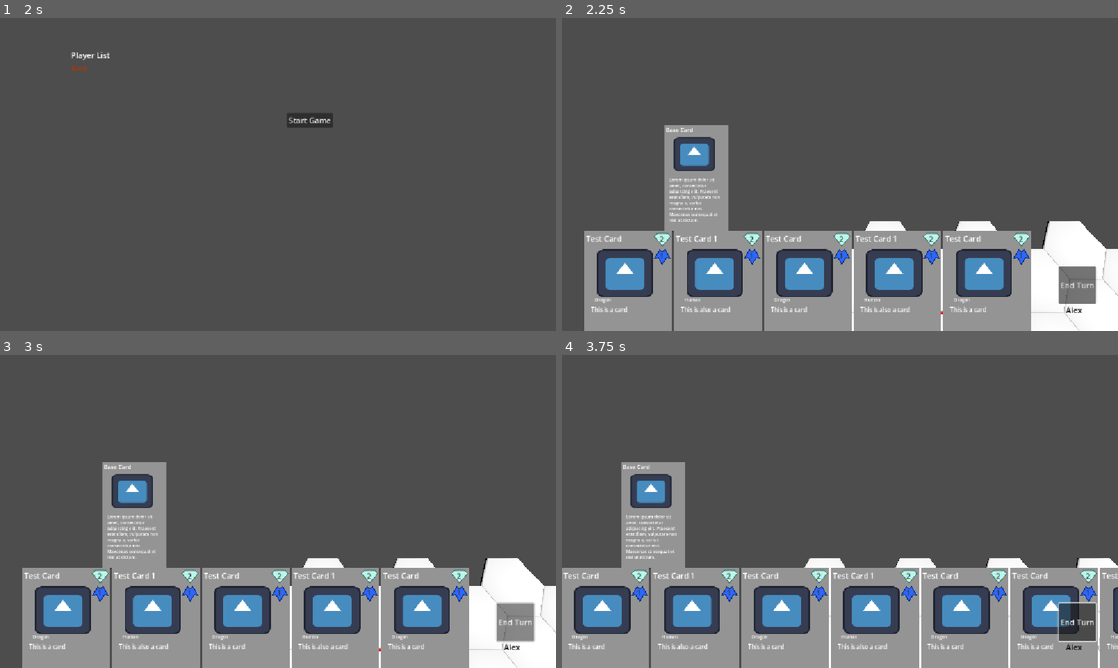
Above: before the commit, frames 1-4 (two rows, left to right).
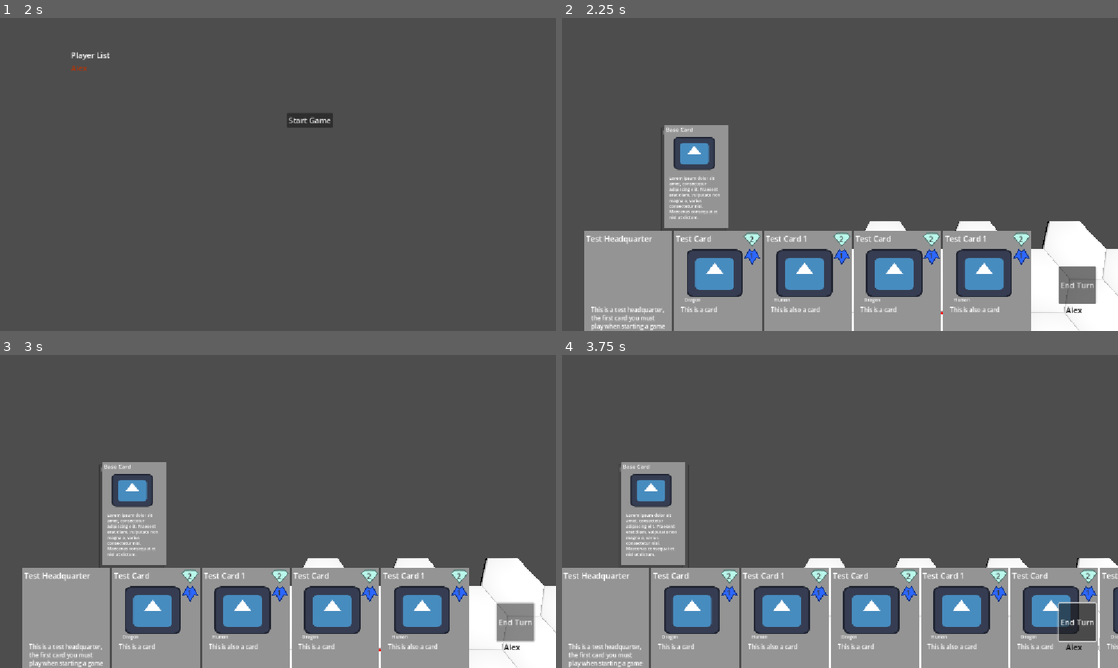
Above: after the commit, the same moments.

Repository: S4l4kin/gamedev82025
Game: Godot game, scene res://game.tscn
Same seed, same stepped clock (60 frames per second), same inputs: the game is played once before the commit and once after it. The engine's default icon, where the game draws it, is replaced by a stand-in: a white triangle on a blue panel in a dark square.
Inputs (mouse positions are in pixels of both pictures, inside the frame that each line leads up to):
- Up to frame 1 (2 s): click (189, 155) at 0.52 s; type "Alex" at 0.6 s; click "Host Game" at 1.25 s
- Up to frame 2 (2.25 s): click "Start Game" at 2 s
- Up to frame 3 (3 s): click "End Turn" at 2.75 s
- Up to frame 4 (3.75 s): tap Enter at 3.5, 3.6 s; move the mouse to (962, 495) at 3.52 s; hold D from 3.53 s (still down); click (962, 495) at 3.67 s

Frame 1 is identical in both runs. In frame 2, 3.1% of the frame differs, in the area x 5-79%, y 35-100%; in frame 3, 3.1%; in frame 4, 3.1%.

Commit message:
Added Setup phase where players can only put down HQs, and fixed that structures and Units can be on the same hex

Diff:
--- /dev/null
+++ b/Cards/test_hq.tres
@@ -0,0 +1,12 @@
+[gd_resource type="Resource" script_class="Card" load_steps=2 format=3 uid="uid://bh01807tvrg0n"]
+
+[ext_resource type="Script" uid="uid://dtj6f2ym5ac5b" path="res://Scripts/Resources/Card.gd" id="1_qv3df"]
+
+[resource]
+script = ExtResource("1_qv3df")
+name = "Test Headquarter"
+id = "test_headquarter"
+type = 0
+description = "This is a test headquarter, the first card you must play when starting a game"
+health = 30
+metadata/_custom_type_script = "uid://dtj6f2ym5ac5b"
--- a/Scenes/Bases/CardBase.tscn
+++ b/Scenes/Bases/CardBase.tscn
@@ -9,14 +9,16 @@
 custom_minimum_size = Vector2(182, 314)
 layout_mode = 3
 anchors_preset = 0
-offset_right = 40.0
-offset_bottom = 40.0
+offset_right = 182.0
+offset_bottom = 314.0
 
 [node name="Card" type="ColorRect" parent="."]
 custom_minimum_size = Vector2(182, 314)
 layout_mode = 0
-offset_right = 182.0
-offset_bottom = 314.0
+offset_left = -91.0
+offset_top = -157.0
+offset_right = 91.0
+offset_bottom = 157.0
 pivot_offset = Vector2(91, 157)
 mouse_filter = 1
 color = Color(0.58, 0.58, 0.58, 1)
--- a/Scenes/board.tscn
+++ b/Scenes/board.tscn
@@ -50,6 +50,9 @@
 [sub_resource type="BoxShape3D" id="BoxShape3D_r6t13"]
 size = Vector3(2, 3.3, 0.138)
 
+[sub_resource type="ViewportTexture" id="ViewportTexture_upw65"]
+viewport_path = NodePath("Card/3DControl/SubViewport")
+
 [node name="Board" type="Node3D"]
 script = ExtResource("1_p0ybc")
 
@@ -154,18 +157,52 @@
 [node name="SubViewport" type="SubViewport" parent="Card/3DControl"]
 transparent_bg = true
 physics_object_picking = true
-size = Vector2i(200, 345)
+size = Vector2i(200, 355)
 render_target_update_mode = 4
+
+[node name="ColorRect" type="ColorRect" parent="Card/3DControl/SubViewport"]
+visible = false
+offset_right = 280.475
+offset_bottom = 354.275
 
 [node name="CenterContainer" type="CenterContainer" parent="Card/3DControl/SubViewport"]
 offset_right = 200.2
 offset_bottom = 345.4
-
-[node name="Card" parent="Card/3DControl/SubViewport/CenterContainer" instance=ExtResource("8_5qf1t")]
+metadata/_edit_group_ = true
+
+[node name="Control" type="Control" parent="Card/3DControl/SubViewport/CenterContainer"]
 layout_mode = 2
 
+[node name="Card2" parent="Card/3DControl/SubViewport/CenterContainer/Control" instance=ExtResource("8_5qf1t")]
+modulate = Color(0.48, 0.48, 0.48, 1)
+layout_mode = 0
+offset_left = -9.0
+offset_top = 9.0
+offset_right = 173.0
+offset_bottom = 323.0
+
+[node name="Card" parent="Card/3DControl/SubViewport/CenterContainer/Control" instance=ExtResource("8_5qf1t")]
+layout_mode = 0
+
+[node name="Left" type="Button" parent="Card/3DControl/SubViewport"]
+self_modulate = Color(1, 1, 1, 0)
+offset_right = 32.0
+offset_bottom = 345.0
+text = "
+"
+
+[node name="Right" type="Button" parent="Card/3DControl/SubViewport"]
+self_modulate = Color(1, 1, 1, 0)
+offset_left = 168.0
+offset_right = 200.0
+offset_bottom = 345.0
+text = "
+"
+
 [node name="Raycast" type="RayCast3D" parent="Card/3DControl"]
 collision_mask = 2
+collide_with_areas = true
+collide_with_bodies = false
 
 [node name="ShowTimer" type="Timer" parent="Card"]
 one_shot = true
@@ -182,3 +219,9 @@
 cull_mask = 2
 current = true
 script = ExtResource("2_psm7c")
+
+[node name="TextureRect" type="TextureRect" parent="."]
+visible = false
+offset_right = 40.0
+offset_bottom = 40.0
+texture = SubResource("ViewportTexture_upw65")
--- a/Scenes/player.tscn
+++ b/Scenes/player.tscn
@@ -2,10 +2,11 @@
 
 [ext_resource type="Script" uid="uid://dcmjxuaevcgkk" path="res://Scripts/Managers/DeckManager.gd" id="1_4flbx"]
 [ext_resource type="Script" uid="uid://dcv52k3r5ntqw" path="res://Scripts/Player.gd" id="1_6t5aa"]
-[ext_resource type="Script" path="res://Scripts/Resources/Deck.gd" id="2_6t5aa"]
+[ext_resource type="Script" uid="uid://dk61f267qiwks" path="res://Scripts/Resources/Deck.gd" id="2_6t5aa"]
 
 [sub_resource type="Resource" id="Resource_vgqql"]
 script = ExtResource("2_6t5aa")
+hq = "test_headquarter"
 card_list = Array[String](["test_card", "test_card_1", "test_card_2"])
 deck_name = "Test Deck"
 metadata/_custom_type_script = "uid://dk61f267qiwks"
--- a/Scripts/ActorActions.gd
+++ b/Scripts/ActorActions.gd
@@ -1,20 +1,34 @@
 extends Node3D
 class_name ActorActions
-@onready var board : BoardManager = $"/root/Board"
 @onready var button_list : Control = $"3DControl/SubViewport/ScrollContainer/CenterContainer/VBoxContainer"
 
 func get_actions(hex: Vector2i) -> void:
-	var actors = board.get_actors(hex.x, hex.y)
-	var tile = board.get_hex(hex.x, hex.y)
+	var actors = GameManager.board_manager.get_actors(hex.x, hex.y)
+	var tile = GameManager.board_manager.get_hex(hex.x, hex.y)
+
+	for child in button_list.get_children():
+		child.free()
+
 	if len(actors) == 0:
 		return
 
+	if actors.has("unit"):
+		if not GameManager.is_mine(actors.unit):
+			actors.erase("unit")
+	if actors.has("structure"):
+		if not GameManager.is_mine(actors.structure):
+			actors.erase("structure")
 	var actions: Dictionary
 	for actor in actors.keys():
-		actions.merge(actors[actor].get_actions())
+		if len(actors) > 1:
+			var actor_actions = actors[actor].get_actions()
+			for action in actor_actions.keys():
+				var action_name = actor.capitalize() + ": " + action
+				actions.merge({action_name: actor_actions[action]})
+		else:
+			actions.merge(actors[actor].get_actions())
 
-	for child in button_list.get_children():
-		child.free()
+
 
 	global_position = tile.tile.global_position
 	for action in actions.keys():
--- a/Scripts/ActorCardDisplay.gd
+++ b/Scripts/ActorCardDisplay.gd
@@ -8,7 +8,7 @@
 @onready var hide_timer : Timer = $HideTimer
 
 var show_lock : Dictionary[String, bool] = {}
-@onready var card_stack = $"3DControl/SubViewport/CenterContainer"
+@onready var card_stack = $"3DControl/SubViewport/CenterContainer/Control"
 
 
 func _ready():
@@ -17,6 +17,9 @@
 	$"3DControl".node_area.connect("mouse_entered", change_lock.bind("hover_card", true))
 	$"3DControl".node_area.connect("mouse_exited", change_lock.bind("hover_card", false))
 	hide_timer.connect("timeout", hide_card)
+	$"3DControl/SubViewport/Left".connect("pressed", func(): card_stack.move_child(card_stack.get_child(-1),0))
+	$"3DControl/SubViewport/Right".connect("pressed", func(): card_stack.move_child(card_stack.get_child(-1),-2))
+	card_stack.connect("child_order_changed", position_cards)
 
 func mouse_entered(x:int, y:int):
 	if inspecting_hex.x == x and inspecting_hex.y == y:
@@ -65,11 +68,36 @@
 		global_position = board.get_hex(hex.x,hex.y).tile.global_position
 		for child in card_stack.get_children():
 			child.call_deferred("free")
-		var hex_data = board.hexes[hex.x][hex.y]
-		var card_scene = $"/root/CardManager".get_card_scene(hex_data.unit.card_id).instantiate()
-		card_stack.add_child(card_scene)
+		var hex_data = board.hexes[Vector2i(hex.x, hex.y)]
+		if hex_data.unit:
+			var unit_card_scene = GameManager.card_manager.get_card_scene(hex_data.unit.card_id).instantiate()
+			card_stack.add_child(unit_card_scene)
+		if hex_data.structure:
+			var structure_card_scene = GameManager.card_manager.get_card_scene(hex_data.structure.card_id).instantiate()
+			card_stack.add_child(structure_card_scene)
 
 
 	change_lock(lock, true)
 	show_timer.stop()
+	position_cards()
 	show()
+
+func position_cards():
+	var child_count = card_stack.get_child_count()
+	for i in child_count:
+		var child : Control = card_stack.get_child(i)
+		#Top card
+		if i == child_count-1:
+			child.show()
+			child.modulate = Color.WHITE
+			child.position = Vector2.ZERO
+			pass
+		#Second top card
+		elif i == child_count-2:
+			child.show()
+			child.modulate = Color.GRAY
+			child.position = Vector2(-9, 9)
+			pass
+		#Everyother card
+		else:
+			child.hide()
--- /dev/null
+++ b/Scripts/Actor_scripts/Headquarter.gd
@@ -0,0 +1,5 @@
+extends Structure
+class_name HQ
+
+func get_actions() -> Dictionary[String, Dictionary]:
+	return {"Activate" = {"callable" = print.bind("HQ activated"), "active" = true}}
--- a/Scripts/CardGenerator.gd
+++ b/Scripts/CardGenerator.gd
@@ -1,5 +1,6 @@
 class_name CardGenerator
 var base_card : PackedScene = preload("res://Scenes/Bases/CardBase.tscn")
+var base_actor : PackedScene = preload("res://Scenes/Bases/ActorBase.tscn")
 var cost_symbol_color : Dictionary[GlobalEnums.COST_COLORS, SymbolColorPair]
 
 #Generates a prefab of the card that can be initalized
@@ -57,6 +58,24 @@
 
 	return packed_card
 
+func generate_actor(data: Card) -> PackedScene:
+	var actor :Actor = base_actor.instantiate()
+
+	actor.set_script(data.custom_script)
+	actor.card_id = data.id
+
+	var packed_actor : PackedScene = PackedScene.new()
+	packed_actor.pack(actor)
+
+	return packed_actor
+
+func update_actor(actor: Actor, data: Card):
+	if data.type == Card.CARD_TYPE.HQ or data.type == Card.CARD_TYPE.Unit or data.type == Card.CARD_TYPE.Structure:
+		actor.health = data.health
+		actor.start_color = data.color
+	if data.type == Card.CARD_TYPE.Unit:
+		actor.max_speed = data.speed
+
 #Parses the description of special tags and changes them to the right BBCode syntaxes
 func parse_card_description(description:String) -> String:
 	return description
--- a/Scripts/Managers/BoardManager.gd
+++ b/Scripts/Managers/BoardManager.gd
@@ -3,7 +3,7 @@
 
 
 
-var hexes = []
+var hexes : Dictionary[Vector2i, Hex] = {}
 
 @export var conqured_hexes : Dictionary[Vector2i,Array]
 var player_colors : Dictionary[String, Color]
@@ -30,19 +30,17 @@
 signal mouse_exited_hex (x:int, y:int)
 
 func init_tiles():
-	for i in grid_width:
-		var array : Array[Hex] = []
-		hexes.append(array)
-		for j in grid_height:
-			var hex_instance = board_generator.create_hex_tile(i,j)
+	for x in grid_width:
+		for y in grid_height:
+			var hex_instance = board_generator.create_hex_tile(x,y)
 			tiles.add_child(hex_instance)
 			var hex = Hex.new()
+			var coord = Vector2i(x,y)
 			hex.passable = true
-			hex.coord = Vector2i(i,j)
+			hex.coord = coord
 			hex.tile = hex_instance
 
-			hexes[i].append(hex)
-			print(hexes[i][j].resource_name)
+			hexes[coord] = hex
 
 func set_conqured_hex_colors(players):
 	for player in players:
@@ -91,15 +89,17 @@
 	var actors = get_actors(x, y)
 	if  actors != {}:
 		inspect_card.show_card("unit_selected", Vector2i(x,y))
-		if GameManager.is_mine(actors.unit) and GameManager.my_turn():
-			actor_actions.get_actions(Vector2i(x,y))
 	else:
 		inspect_card.change_lock("unit_selected", false)
+
+	if GameManager.my_turn():
+		actor_actions.get_actions(Vector2i(x,y))
 
 func get_hex(x:int, y:int) -> Hex:
 	var hex : Hex = null
 	if x >= 0 and x < grid_width and y >= 0 and y < grid_height:
-		hex = hexes[x][y]
+
+		hex = hexes[Vector2i(x,y)]
 	return hex
 
 func add_hex_selector(selector: HexSelect):
@@ -197,16 +197,15 @@
 func remove_actor(actor: Actor):
 	actor.call_deferred("queue_free")
 	if actor is Unit:
-		hexes[actor.x][actor.y].unit = null
+		hexes[Vector2i(actor.x,actor.y)].unit = null
 	if actor is Structure:
-		hexes[actor.x][actor.y].structure = null
+		hexes[Vector2i(actor.x,actor.y)].structure = null
 
 
 func get_hex_from_tile(tile: Object) -> Hex:
-	for x in grid_width:
-		for y in grid_height:
-			if hexes[x][y].tile == tile:
-				return hexes[x][y]
+	for coord in hexes.keys():
+		if hexes[coord].tile == tile:
+			return hexes[coord]
 	return null
 func get_actors(x:int, y:int) -> Dictionary[String, Actor]:
 	var actors : Dictionary[String, Actor] = {}
--- a/Scripts/Managers/CardManager.gd
+++ b/Scripts/Managers/CardManager.gd
@@ -56,13 +56,7 @@
 	raycast.name = "Raycast"
 	card_base.add_child(raycast)
 	card_base.set_script(preload("res://Scripts/PlayableCard.gd"))
-	if card.type == Card.CARD_TYPE.HQ or card.type == Card.CARD_TYPE.Structure or card.type == Card.CARD_TYPE.Unit:
-		card_base.play_callable = (func (coord: Vector2i): GameManager.network.send_messages({
-			"type":"create_actor",
-			"player": GameManager.player_name,
-			"coord":{"x":coord.x,"y":coord.y},
-			"unit":{"id": card.id, "power":card.health, "speed":card.speed}}
-			))
+	card_base.get_node("Card").position = Vector2.ZERO
 	card_base.card = card
 	return card_base
 
@@ -73,13 +67,10 @@
 
 
 	if not actor_object.has(card.id):
-		actor_object[card.id] = preload("res://Scenes/Bases/ActorBase.tscn")
+		actor_object[card.id] = card_generator.generate_actor(card)
 
 	var actor_node = actor_object[card.id].instantiate()
-	actor_node.card_id = card.id
-	actor_node.health = card.health
-	actor_node.max_speed = card.speed
-	actor_node.start_color = card.color
+	card_generator.update_actor(actor_node, card)
 	return actor_node
 
 #Return all the loaded card ids
--- a/Scripts/Managers/DeckManager.gd
+++ b/Scripts/Managers/DeckManager.gd
@@ -24,9 +24,11 @@
 	print("DeckManager initialized with deck: " + deck_resource.deck_name)
 
 	_intialize_deck()
-	_deal_hand(5)
+	draw_starting_hand()
 
 	print("Player's starting hand: ", hand)
+
+	GameManager.connect("turn_start", draw_hand)
 
 func _intialize_deck() -> void:
 	hand.clear()
@@ -83,15 +85,26 @@
 			print("draw card")
 			draw_card()
 
-func draw_card():
+func draw_card() -> Card:
 	var card = card_manager.get_card_data(_get_weighted_card())
 	hand.append(card)
+	add_card_node(card)
+
+	return card
+
+func add_card_node(card: Card):
 	var playable_card = card_manager.get_playable_card_scene(card)
 	playable_card.deck_manager = self
+
 	hand_node.add_child(playable_card)
 
-func _deal_hand(hand_size: int = 5) -> void:
-	var draw: Array = []
+func draw_starting_hand(hand_size: int=5):
+	var hq_card = deck_resource.get_hq()
+	hand.append(hq_card)
+	add_card_node(hq_card)
+	draw_hand(hand_size)
 
-	for i in hand_size:
+func draw_hand(hand_size: int = 5) -> void:
+
+	for i in max(0, hand_size - len(hand)):
 		draw_card()
--- a/Scripts/Managers/GameManager.gd
+++ b/Scripts/Managers/GameManager.gd
@@ -2,12 +2,17 @@
 
 var card_manager_scene = preload("res://Scenes/card_manager.tscn")
 var board_manager_scene = preload("res://Scenes/board.tscn")
-var deck_scene = preload("res://Scenes/player.tscn")
+var player_scene = preload("res://Scenes/player.tscn")
+
+enum GAME_STATE {Normal, Setup}
+var game_state : GAME_STATE
 
 var card_manager : CardManager
 var board_manager : BoardManager
 var deck : DeckManager
 var network : NetworkManager
+
+var turn_count : int = -1
 
 
 @export var player_name : String
@@ -23,10 +28,11 @@
 func start_game():
 	board_manager = board_manager_scene.instantiate()
 	board_manager.set_conqured_hex_colors(players)
-	var player_s = deck_scene.instantiate()
+	var player_node = player_scene.instantiate()
+	deck = player_node.get_node("Deck")
 	get_tree().root.add_child.call_deferred(board_manager)
-	get_tree().root.add_child.call_deferred(player_s)
-
+	get_tree().root.add_child.call_deferred(player_node)
+	game_state = GAME_STATE.Setup
 	if network.is_host():
 		for player in players:
 			print(player)
@@ -60,13 +66,20 @@
 				"type":"change_turn",
 				"player": next_player
 			})
+			turn_count += 1
+			if turn_count == len(players):
+				network.send_messages({
+				"type":"change_state",
+				"state": GAME_STATE.Normal
+			})
 	if data.type == "change_turn":
 		current_turn = data.player
 		$"/root/Player/EndTurn".disabled = not my_turn()
 		$"/root/Player/EndTurn/CurrentTurn".text = current_turn
 		if my_turn():
 			emit_signal("turn_start")
-
+	if data.type == "change_state":
+		game_state = data.state
 func get_players():
 	return players
 
@@ -84,3 +97,6 @@
 	return unit.player == player_name
 func my_turn() ->bool:
 	return current_turn == player_name
+
+func get_round_count() -> bool:
+	return turn_count / len(players)
--- a/Scripts/PlayableCard.gd
+++ b/Scripts/PlayableCard.gd
@@ -9,11 +9,12 @@
 var play_threshold : float = -100
 var threshold_met : bool
 
-var play_callable : Callable
 var deck_manager : DeckManager
+
 
 @onready var raycast_node : RayCast3D = $Raycast
 @onready var outline : Outline = $"/root/Board/Outline"
+@onready var predicate = card.play_predicate.new()
 func _ready():
 	$Card.connect("gui_input", test)
 	$Card.connect("mouse_entered", hover_start)
@@ -45,6 +46,7 @@
 	old_hex = null
 
 var old_hex
+var offset : Vector2 = Vector2(91.0,157.0)
 func _input(event: InputEvent) -> void:
 	if event is InputEventMouse:
 		if event.button_mask & MOUSE_BUTTON_MASK_LEFT == MOUSE_BUTTON_LEFT:
@@ -71,13 +73,16 @@
 					if raycast_node.get_collider() != null:
 						var hex_tile = raycast_node.get_collider().get_parent()
 						var hex = $"/root/Board".get_hex_from_tile(hex_tile)
+
+
+
 						if old_hex != null:
 							if old_hex != hex:
-								outline.set_hex_outline("ui",hex, Color.LIME)
+								outline.set_hex_outline("ui",hex, get_color(predicate.can_play(hex.coord)))
 								outline.set_hex_outline("ui", old_hex, Color.TRANSPARENT)
 								old_hex = hex
 						else:
-							outline.set_hex_outline("ui",hex, Color.LIME)
+							outline.set_hex_outline("ui",hex, get_color(predicate.can_play(hex.coord)))
 							old_hex = hex
 					#raycast.call_deferred("free")
 
@@ -87,10 +92,9 @@
 				dragging = false
 				hover_stop()
 			else:
-				var predicate = card.play_predicate.new()
-				if predicate.can_play(deck_manager.resource_count, old_hex.coord, $"/root/Board"):
+				if predicate.can_play(old_hex.coord):
 					outline.set_hex_outline("ui", old_hex, Color.TRANSPARENT)
-					play_callable.call(old_hex.coord)
+					play_card()
 					call_deferred("free")
 
 				else:
@@ -99,10 +103,17 @@
 					treshold_cancelled()
 					hover_stop()
 
+func play_card ():
+	card.play_callable.call(old_hex.coord)
+	GameManager.deck.hand.remove_at(get_index())
 
 func test(event: InputEvent):
 	if event is InputEventMouse:
 		if event.button_mask & MOUSE_BUTTON_MASK_LEFT == MOUSE_BUTTON_LEFT:
-			if not dragging and GameManager.my_turn():
+			if not dragging and GameManager.my_turn() and predicate.can_play(null):
 				dragging = true
 				drag_start = get_viewport().get_mouse_position()
+
+
+func get_color(flag : bool) -> Color:
+	return Color.LIME if flag else Color.RED
--- a/Scripts/Predicates/BasePredicate.gd
+++ b/Scripts/Predicates/BasePredicate.gd
@@ -1,4 +1,7 @@
+class_name Predicate
 
-
-func can_play(resources: Dictionary[GlobalEnums.COST_COLORS, int], coord: Vector2i, board: BoardManager) -> bool:
-    return true
+func can_play(coord) -> bool:
+    if coord:
+        return true
+    else:
+        return GameManager.game_state != GameManager.GAME_STATE.Setup
--- /dev/null
+++ b/Scripts/Predicates/HQPredicate.gd
@@ -0,0 +1,23 @@
+extends Predicate
+
+const min_distance : int = 5
+func can_play(coord) -> bool:
+	if coord:
+		var board = GameManager.board_manager
+		var cube_coord = board.coord_to_cube(coord.x, coord.y)
+		for _coord in board.hexes:
+			var actors = board.get_actors(_coord.x, _coord.y)
+			if actors.has("structure"):
+				if is_instance_of(actors.structure, HQ):
+					if cube_distance(cube_coord, board.coord_to_cube(_coord.x, _coord.y)) < min_distance:
+						return false
+		return true
+	else:
+		return GameManager.game_state == GameManager.GAME_STATE.Setup
+
+func cube_subtract(a, b):
+	return {"q":a.q - b.q, "r": a.r - b.r, "s":a.s - b.s}
+
+func cube_distance(a, b):
+	var vec = cube_subtract(a, b)
+	return (abs(vec.q) + abs(vec.r) + abs(vec.s)) / 2
--- a/Scripts/Resources/Card.gd
+++ b/Scripts/Resources/Card.gd
@@ -28,7 +28,7 @@
 
 var custom_script : Script
 var play_predicate : Script
-
+var play_callable : Callable
 #Variables unique for HQ, Unit and Structures
 var health : int
 var model : PackedScene
@@ -51,6 +51,38 @@
 		model = null
 	play_predicate = preload("res://Scripts/Predicates/BasePredicate.gd")
 
+	match type:
+		CARD_TYPE.HQ:
+			if not custom_script:
+				custom_script = preload("res://Scripts/Actor_scripts/Headquarter.gd")
+			elif not is_instance_of(custom_script, HQ):
+				custom_script = preload("res://Scripts/Actor_scripts/Headquarter.gd")
+				push_error("Card " + id + " custom script does not extend HQ as it should")
+				print("Card " + id + " custom script does not extend HQ as it should, changed it base HQ")
+			play_predicate = preload("res://Scripts/Predicates/HQPredicate.gd")
+		CARD_TYPE.Unit:
+			if not custom_script:
+				custom_script = preload("res://Scripts/Actor_scripts/Unit.gd")
+			elif not is_instance_of(custom_script, Unit):
+				custom_script = preload("res://Scripts/Actor_scripts/Unit.gd")
+				push_error("Card " + id + " custom script does not extend Unit as it should")
+				print("Card " + id + " custom script does not extend Unit as it should, changed it base Unit")
+		CARD_TYPE.Structure:
+			if not custom_script:
+				custom_script = preload("res://Scripts/Actor_scripts/Structure.gd")
+			elif not is_instance_of(custom_script, Structure):
+				custom_script = preload("res://Scripts/Actor_scripts/Structure.gd")
+				push_error("Card " + id + " custom script does not extend Structure as it should")
+				print("Card " + id + " custom script does not extend Structure as it should, changed it base Structure")
+		_:
+			push_error("Card " + id + " custom script is not assinged as it should")
+			print("Card " + id + " custom script is not assinged as it should")
+	play_callable = func (coord: Vector2i): GameManager.network.send_messages({
+			"type":"create_actor",
+			"player": GameManager.player_name,
+			"coord":{"x":coord.x,"y":coord.y},
+			"unit":{"id": id, "power":health, "speed":speed}}
+			)
 func generate_id(_name:String) -> String:
 	return _name.to_lower().replace(' ', '_')
 
--- a/Scripts/Resources/Deck.gd
+++ b/Scripts/Resources/Deck.gd
@@ -1,15 +1,19 @@
 extends Resource
 class_name Deck
 
+@export var hq : String
 @export var card_list : Array[String]
 @export var deck_name : String
 
-func _init():
-	card_list = []
-	deck_name = "Default Deck"
-	add_placeholder_cards()
+func get_cards() -> Array[Card]:
+	var cards : Array[Card] = []
+	if GameManager.card_manager:
+		for card_name in card_list:
+			cards.append(GameManager.card_manager.get_card_data(card_name))
 
-func add_placeholder_cards():
-	for i in range(1, 11):
-		card_list.append("Placeholder Card " + str(i))
-		print("Appended Card: " + str(i))
+	return cards
+
+func get_hq() -> Card:
+	if GameManager.card_manager:
+		return GameManager.card_manager.get_card_data(hq)
+	return null
--- a/Scripts/gui_3d.gd
+++ b/Scripts/gui_3d.gd
@@ -135,6 +135,8 @@
 
 		# Finally, send the processed input event to the viewport.
 		node_viewport.push_input(input_event)
+		if get_parent().visible:
+			get_viewport().set_input_as_handled()
 
 
 func rotate_area_to_billboard() -> void:
Not shown: 1 places in Scenes/board.tscn that only renumber resources
Not shown, added: Scripts/Actor_scripts/Headquarter.gd.uid
Not shown, added: Scripts/Player.gd.uid
Not shown, added: Scripts/Predicates/HQPredicate.gd.uid
